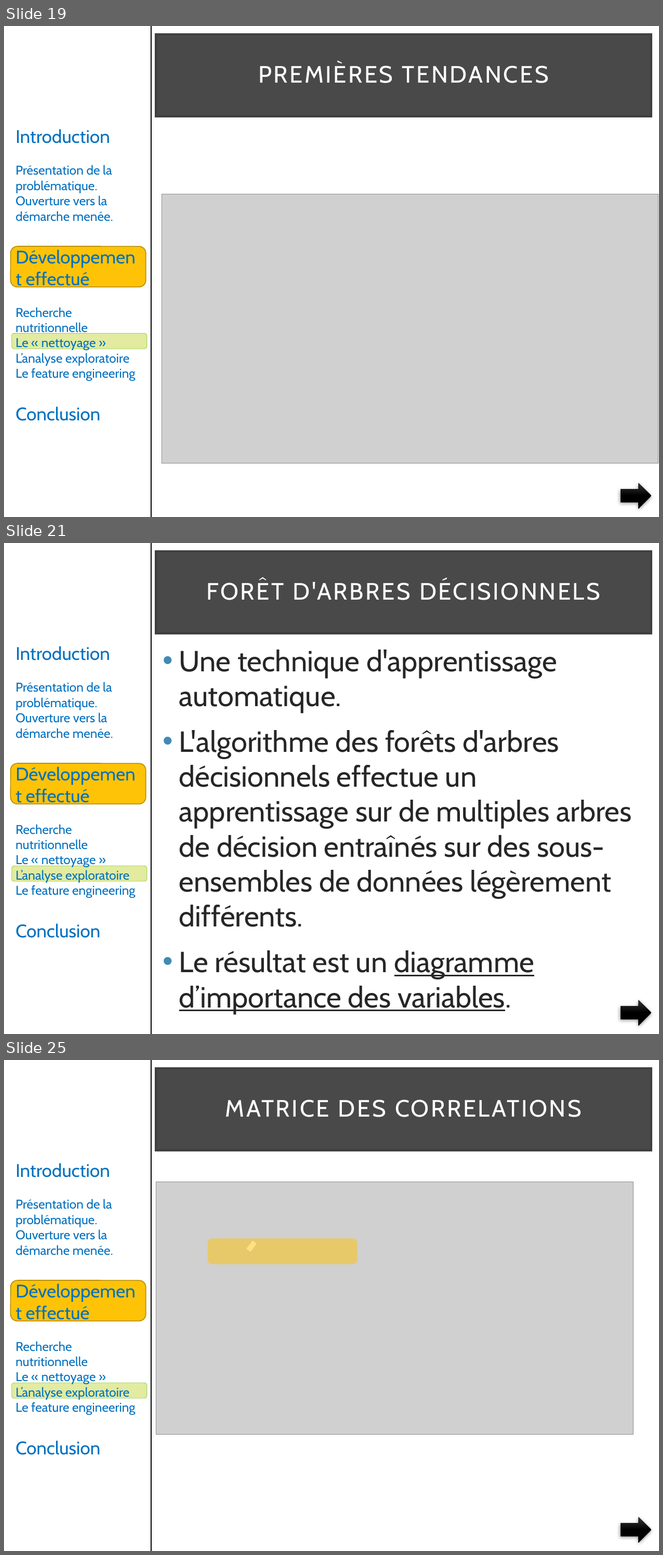
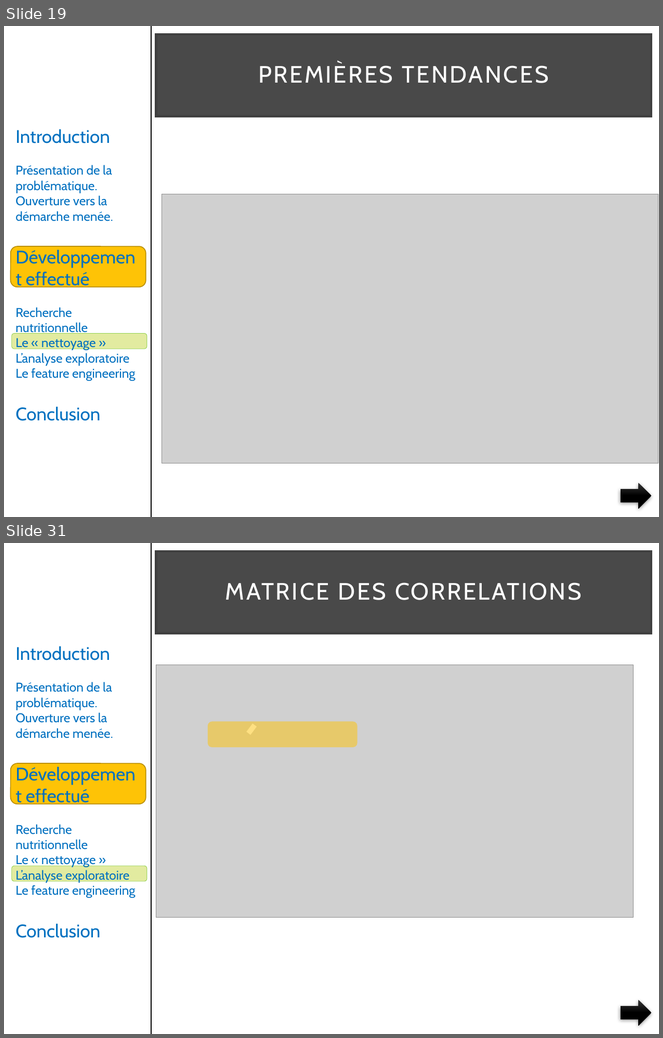
Before and after one commit to pfroide/python, a slide deck: Projet_2/presentation_v4.pptx. Shown one above the other, each under a label of ours: slides 19, 21 and 25 before the commit, slides 19 and 31 after it; the slides between them are not shown. The pictures are 663x1555 and 663x1038 pixels, drawn with LibreOffice and Linux fonts; fonts in the diff are those of the drawing; grey boxes stand for pictures. Boxes give left, top, right and bottom in pixels: in the first picture for what was removed or moved away, otherwise in the second. Text is boxed around its words. In the diff, an @@ line names an element or a change of style, - is before the commit and + after.

```diff
--- a/Projet_2/presentation_v4.pptx
+++ b/Projet_2/presentation_v4.pptx
@@ slide 21 removed at bbox=[4, 543, 659, 1034], background #FFFFFF; not listed: 4 template elements that a slide beside it also shows @@
@@ title removed at bbox=[156, 551, 651, 633] @@
-FORÊT D'ARBRES DÉCISIONNELS
@@ text removed at bbox=[179, 650, 632, 1014] @@
-• Une technique d'apprentissage automatique.
-• L'algorithme des forêts d'arbres décisionnels effectue un apprentissage sur de multiples arbres de décision entraînés sur des sous-ensembles de données légèrement différents.
-• Le résultat est un diagramme d’importance des variables.
@@ right arrow removed at bbox=[621, 1000, 651, 1026] @@
@@ what was slide 25 is now slide 31 @@
```
Also in this commit, not shown: 5 slides changed, 9 slides added, 2 other slides removed.
